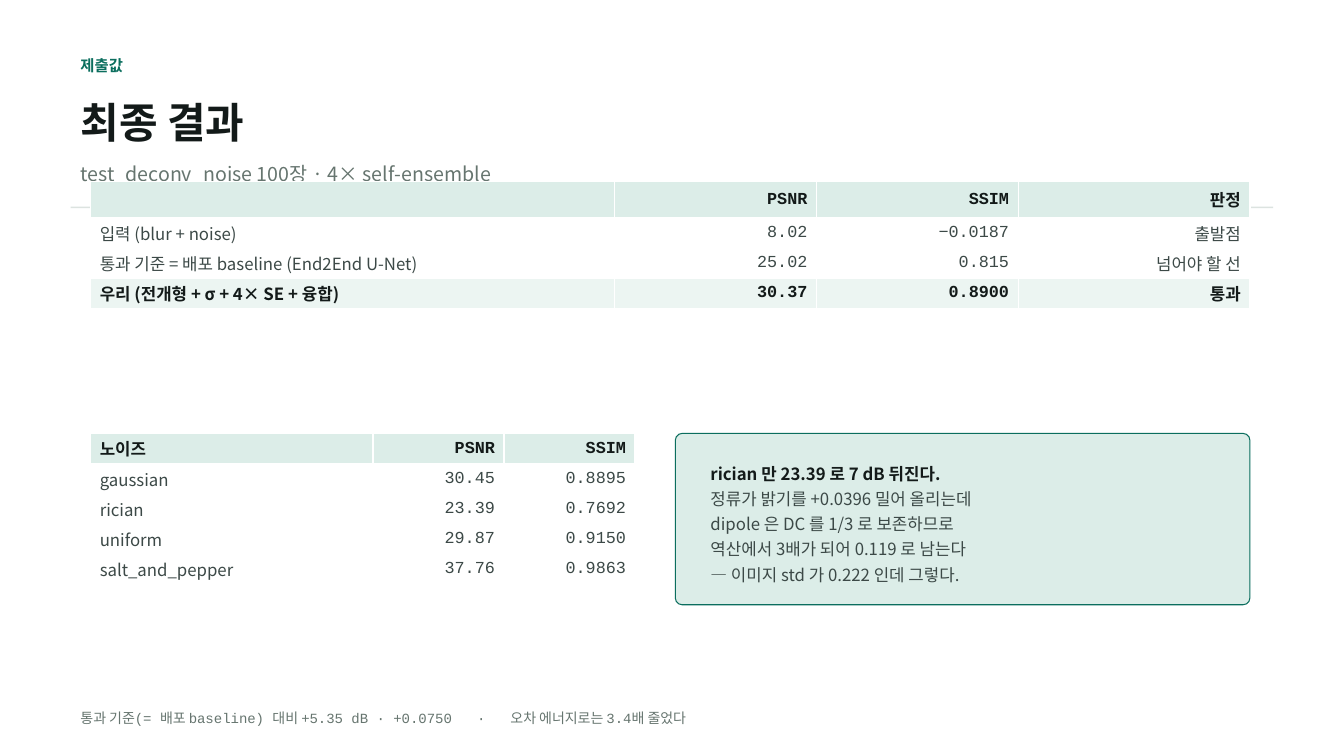
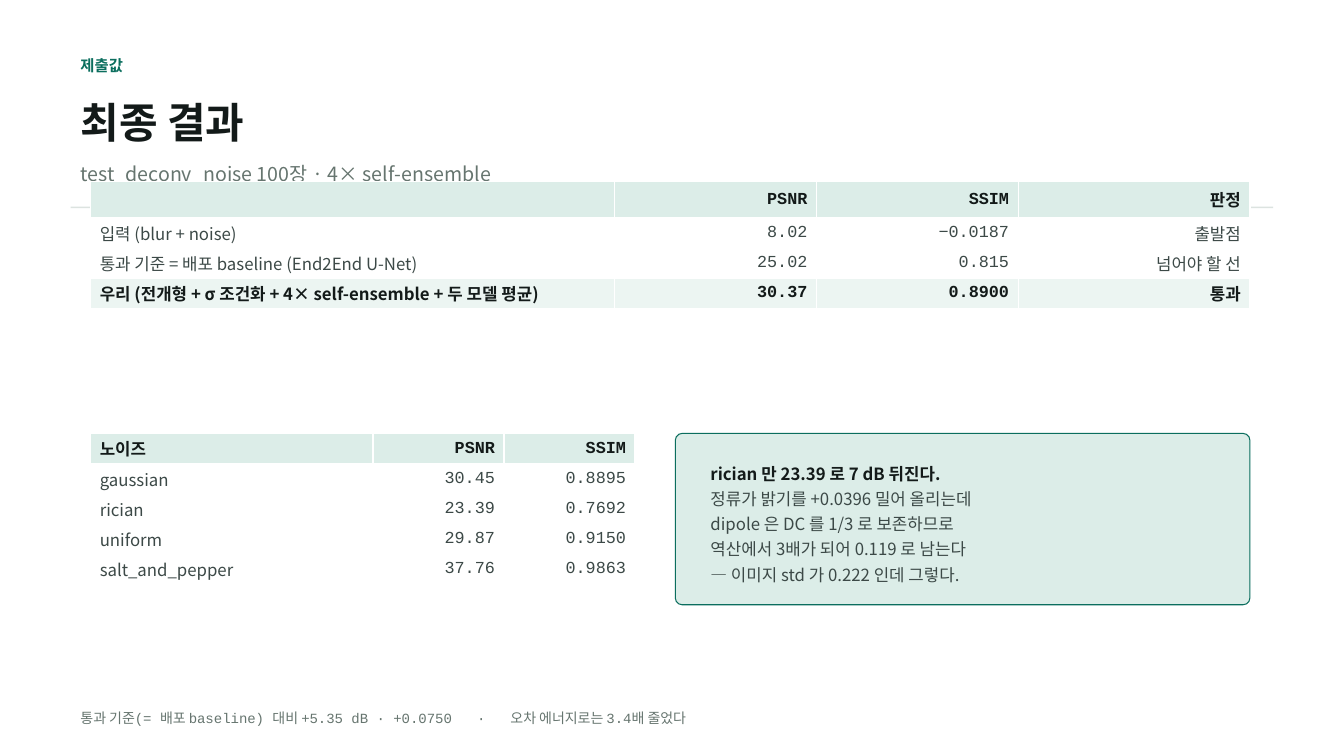
Before and after one commit to kithhooni-commits/ds-practice, a slide deck: slide 14 of 실습5/실습5_day3_발표.pptx. Drawn at 1344x756 pixels with LibreOffice and Linux fonts; fonts in the diff are those of the drawing. Boxes give left, top, right and bottom in pixels: in the first picture for what was removed or moved away, otherwise in the second. Text is boxed around its words. In the diff, an @@ line names an element or a change of style, - is before the commit and + after.

```diff
--- a/실습5/실습5_day3_발표.pptx
+++ b/실습5/실습5_day3_발표.pptx
@@ table at bbox=[91, 181, 1250, 308] @@
-row 4, column 1: 우리 (전개형 + σ + 4× SE + 융합)
+row 4, column 1: 우리 (전개형 + σ 조건화 + 4× self-ensemble + 두 모델 평균)
```
Also in this commit, not shown: 3 other slides changed, 1 other file.
